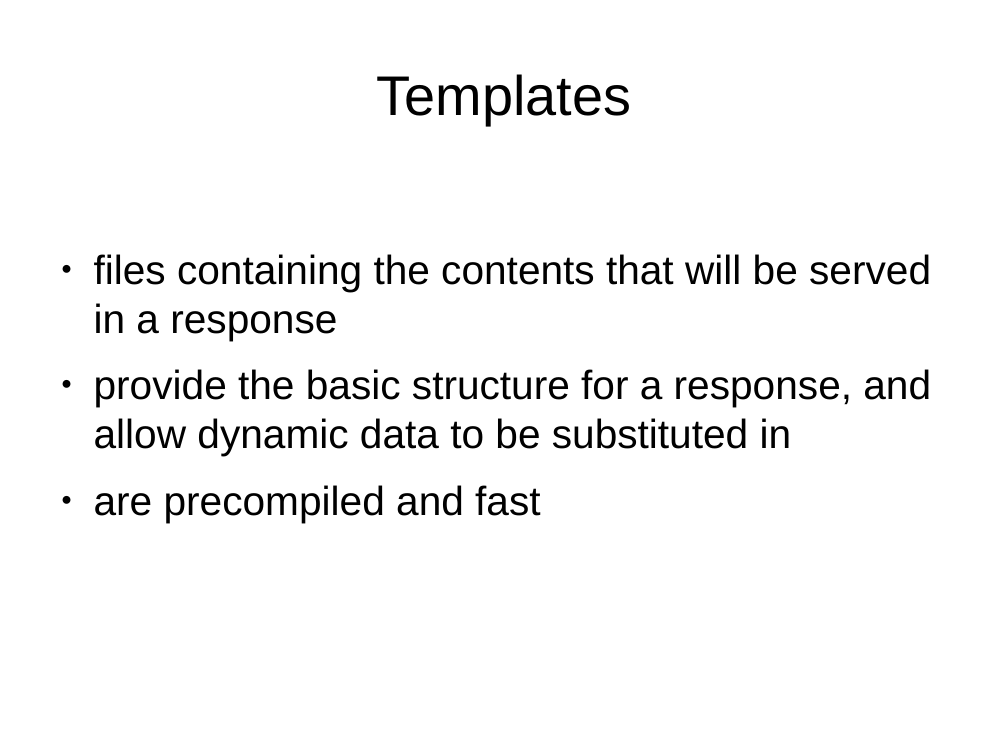
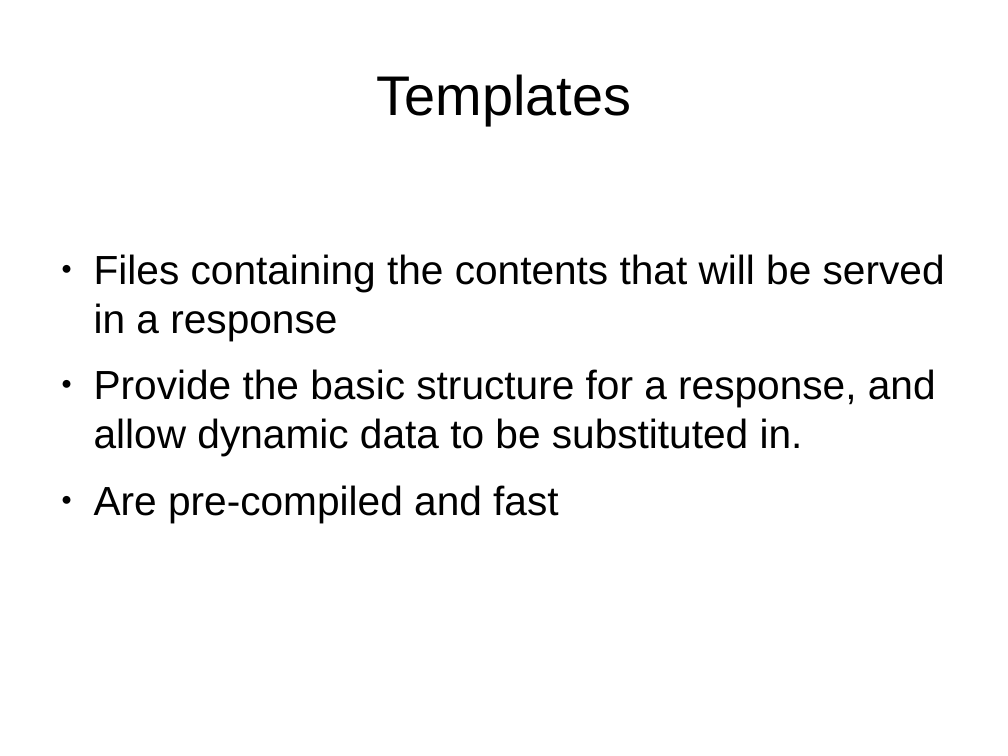
Before and after one commit to ramortegui/talks, a slide deck: slide 14 of odps/working_with_phoenix.odp. Drawn at 1008x756 pixels with LibreOffice and Linux fonts; fonts in the diff are those of the drawing. Boxes give left, top, right and bottom in pixels: in the first picture for what was removed or moved away, otherwise in the second. Text is boxed around its words. In the diff, an @@ line names an element or a change of style, - is before the commit and + after.

```diff
--- a/odps/working_with_phoenix.odp
+++ b/odps/working_with_phoenix.odp
@@ text at box(94, 254, 945, 523): text changed @@
-● files containing the contents that will be served in a response
-● provide the basic structure for a response, and allow dynamic data to be substituted in
-● are precompiled and fast
+● Files containing the contents that will be served in a response
+● Provide the basic structure for a response, and allow dynamic data to be substituted in.
+● Are pre-compiled and fast
```
Also in this commit, not shown: 18 other slides changed, 1 slide added, 1 slide removed.
